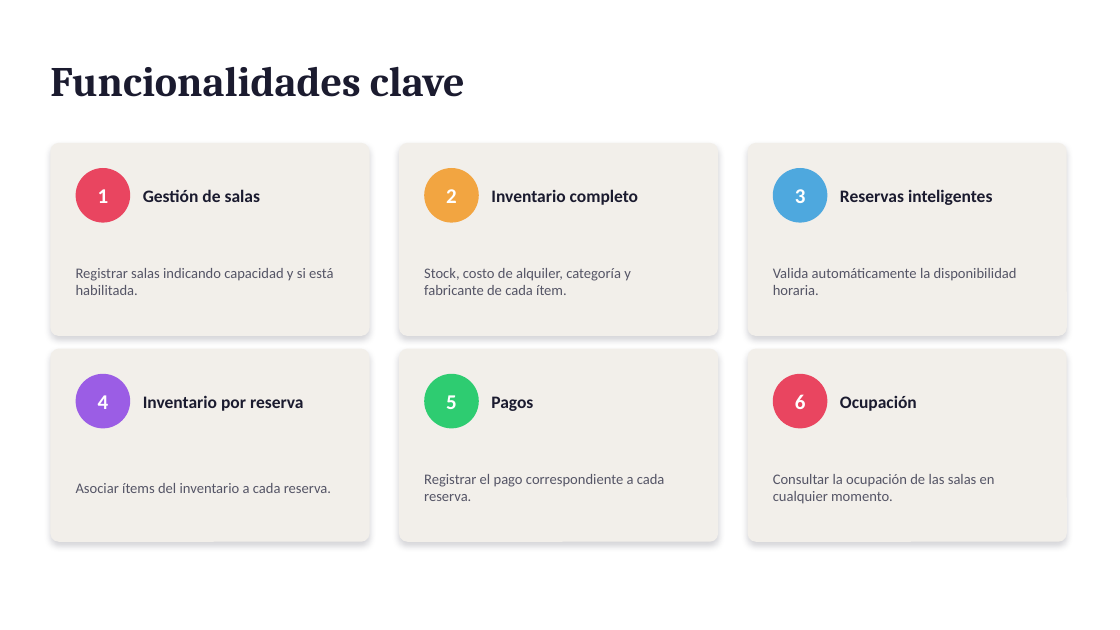
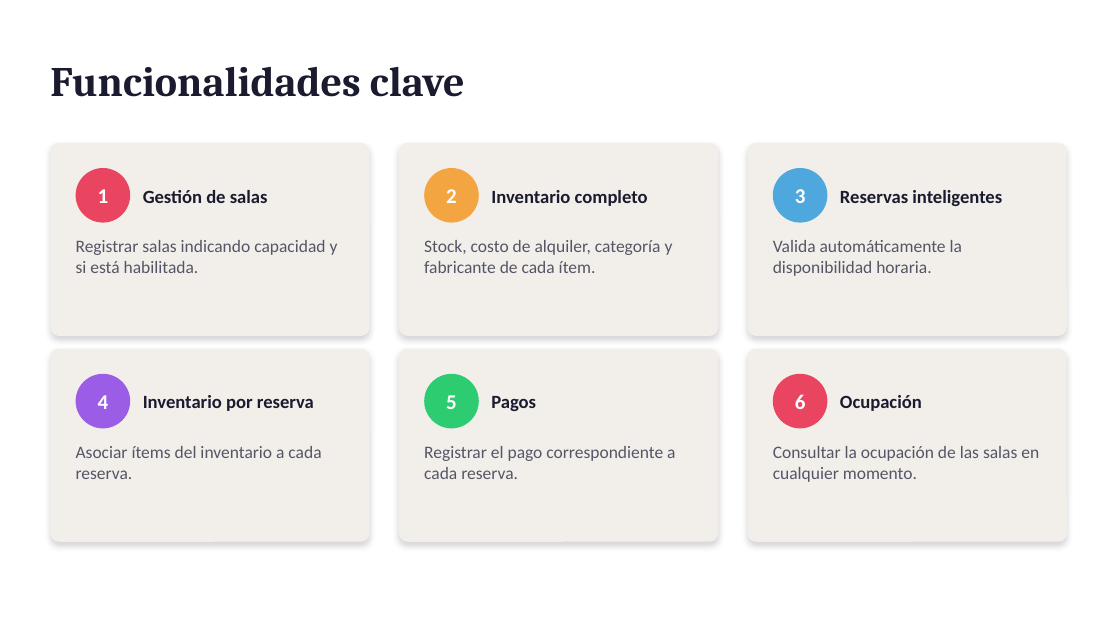
Before and after one commit to SancLucas/Base-de-Datos--Salas-de-Ensayo, a slide deck: slide 5 of Pua_de_Rosa_Deck.pptx. Drawn at 1120x630 pixels with LibreOffice and Linux fonts; fonts in the diff are those of the drawing. Boxes give left, top, right and bottom in pixels: in the first picture for what was removed or moved away, otherwise in the second. Text is boxed around its words. In the diff, an @@ line names an element or a change of style, - is before the commit and + after.

```diff
--- a/Pua_de_Rosa_Deck.pptx
+++ b/Pua_de_Rosa_Deck.pptx
@@ size 15 to 16 pt in 6 elements at [143, 190, 268, 203], [491, 190, 648, 206], [840, 190, 1002, 206], [143, 395, 314, 411], [491, 396, 536, 411], [840, 395, 922, 411] @@
@@ size 12.5 to 15 pt; vertical alignment middle to top in 6 elements at [76, 240, 338, 273], [424, 240, 673, 273], [773, 240, 962, 276], [76, 446, 321, 479], [424, 446, 675, 479], [773, 446, 1039, 482] @@
```
Also in this commit, not shown: 9 other slides changed, 1 slide added.
